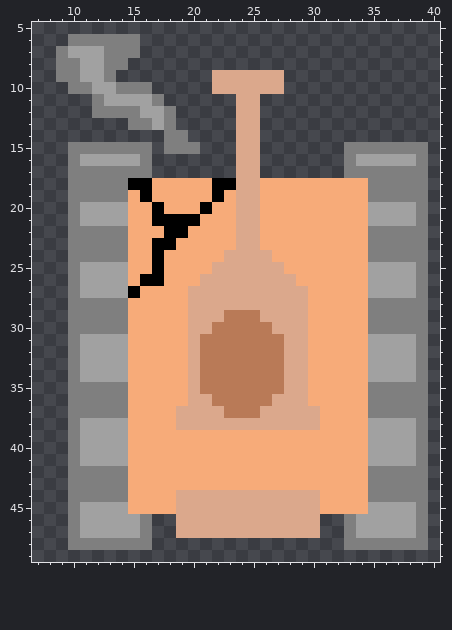
File history of a pixel-art sprite, images/tank/tan/North/2-health.png. Above: the version before the commit.
The file is 50x50 pixels. Shown: x 7..40, y 5..49. The old version is drawn lined up with the new one.
New version:
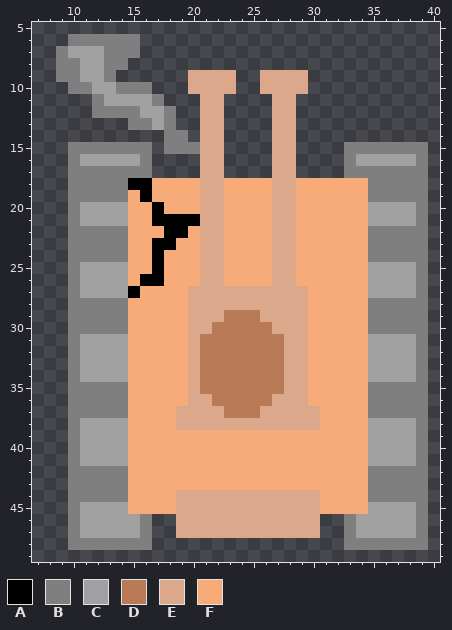
Palette (. is transparent): A #000000  B #7f7f7f  C #a1a1a1  D #b97a57  E #dba88c  F #f7ab79
The edit:
whole drawing moved by +0,+4 (the old picture is shown already moved)
The edit adds colour E in rows 9 to 10 at x 20 to 21 and 28 to 29; in rows 11 to 17 at x 21 to 22 and 27 to 28.
Colour A gives way to colour E in rows 18 to 19 at x 22; in row 20 at x 21.
Colour F gives way to colour E in rows 18 to 19 at x 21 and 27 to 28; in row 20 at x 22 and 27 to 28; in rows 21 to 24 at x 21 to 22 and 27 to 28; in row 25 at x 21 and 28.
Colour A gives way to colour F in row 18 at x 23.
Colour E gives way to colour F in rows 18 to 23 at x 24 to 25; in rows 24 to 26 at x 23 to 26.
Colour E is gone in rows 9 to 17 at x 24 to 25.
Boxes around the changes in both pictures, in picture pixels (x1, y1, x2, y2):
changed: (188, 70, 308, 286)
